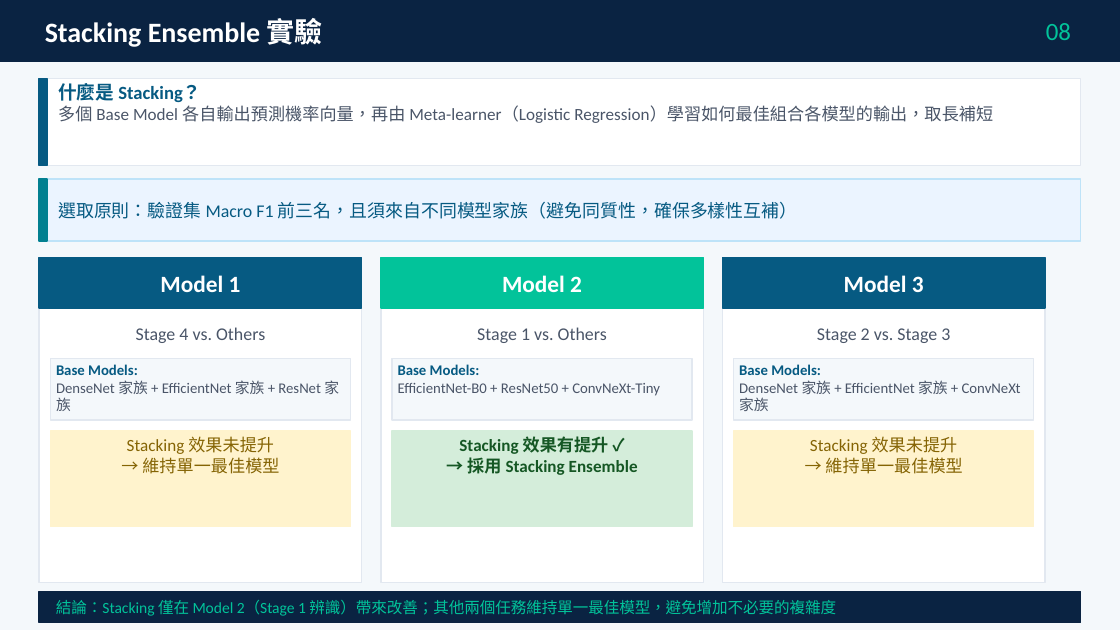
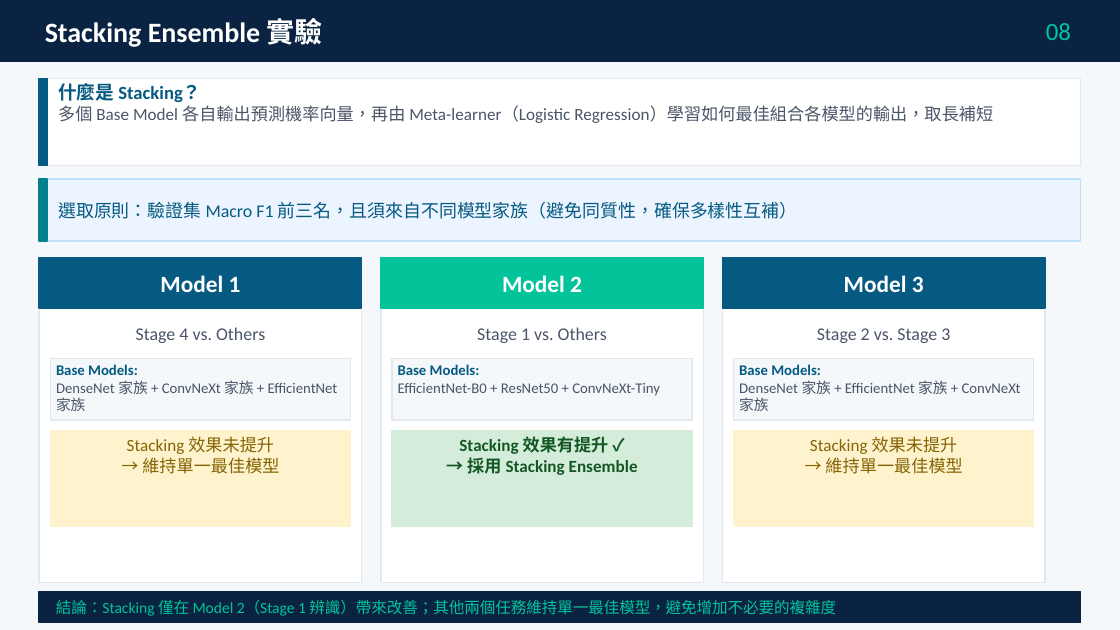
Before and after one commit to ericadgjl-huang/Renai-Hospital-DL-Project, a slide deck: slide 9 of Renai-Hospital_PresentationV4_final.pptx. Drawn at 1120x630 pixels with LibreOffice and Linux fonts; fonts in the diff are those of the drawing. Boxes give left, top, right and bottom in pixels: in the first picture for what was removed or moved away, otherwise in the second. Text is boxed around its words. In the diff, an @@ line names an element or a change of style, - is before the commit and + after.

```diff
--- a/Renai-Hospital_PresentationV4_final.pptx
+++ b/Renai-Hospital_PresentationV4_final.pptx
@@ text at (56, 380, 253, 394): text changed @@
-DenseNet 家族 + EfficientNet 家族 + ResNet 家族
+DenseNet 家族 + ConvNeXt 家族 + EfficientNet家族
```
Also in this commit, not shown: 12 other slides changed.
